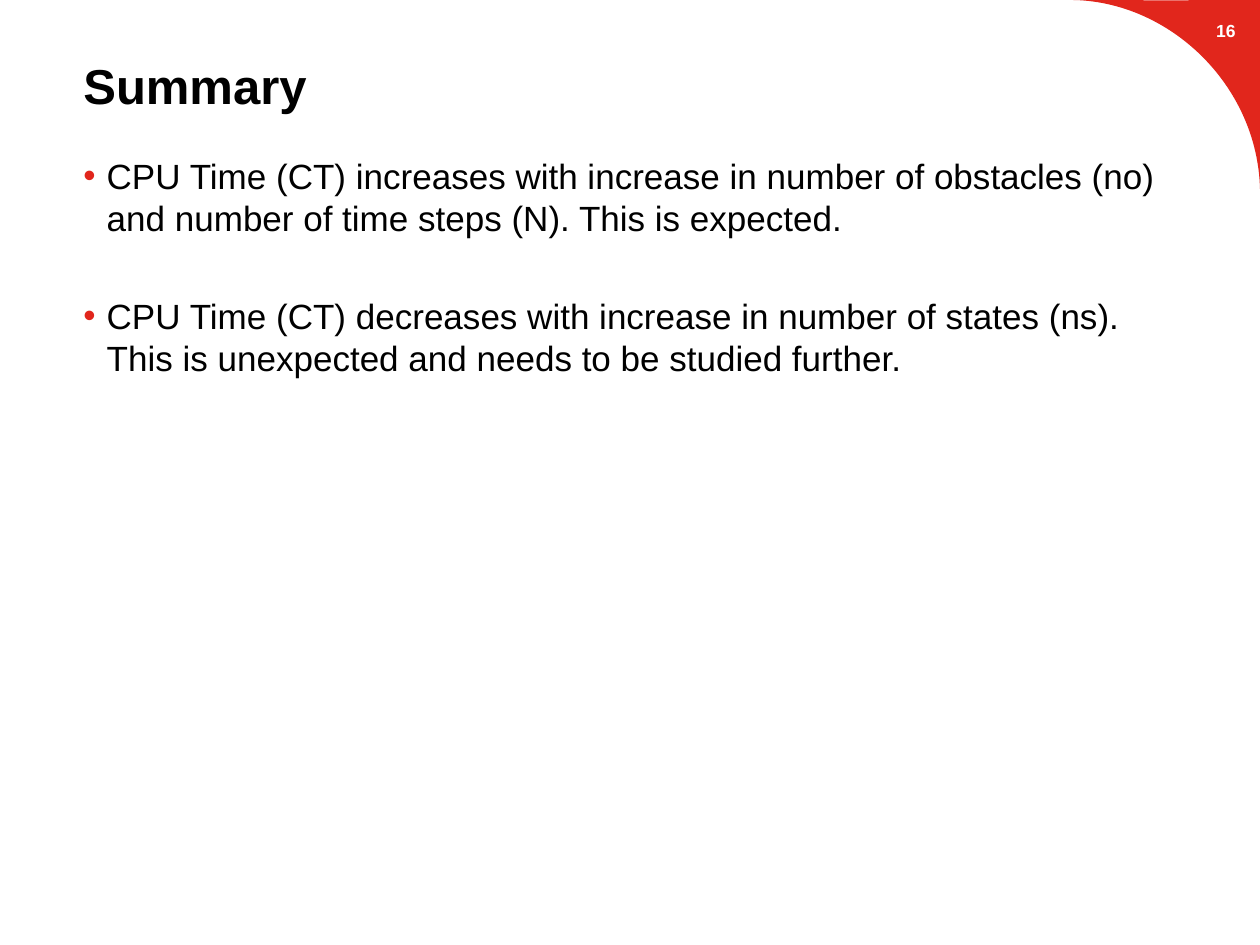
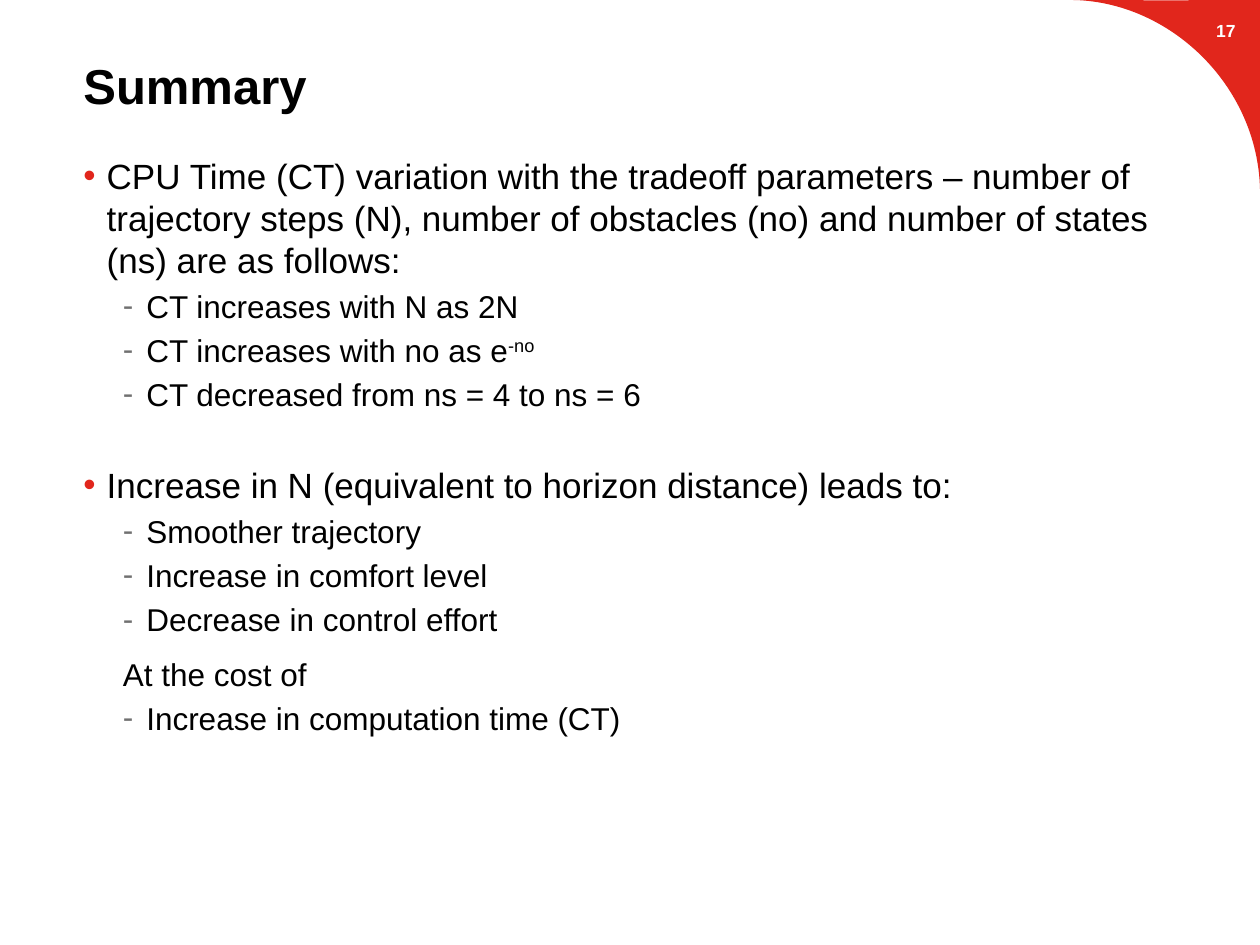
Before and after one commit to suvoganguli/GIG-MPC-Laplacian, a slide deck: slide 18 of 2D Results (03-19-2018).pptx (slide 17 before the commit). Drawn at 1260x945 pixels with LibreOffice and Linux fonts; fonts in the diff are those of the drawing; background and template pictures are left out. Boxes give left, top, right and bottom in pixels: in the first picture for what was removed or moved away, otherwise in the second. Text is boxed around its words. In the diff, an @@ line names an element or a change of style, - is before the commit and + after.

```diff
--- a/2D Results (03-19-2018).pptx
+++ b/2D Results (03-19-2018).pptx
@@ page number at [1216,25,1235,37]: text changed @@
-16
+17
@@ text at [107,163,1148,736]: text changed @@
-• CPU Time (CT) increases with increase in number of obstacles (no) and number of time steps (N). This is expected.
-• CPU Time (CT) decreases with increase in number of states (ns). This is unexpected and needs to be studied further.
+• CPU Time (CT) variation with the tradeoff parameters – number of trajectory steps (N), number of obstacles (no) and number of states (ns) are as follows:
+  – CT increases with N as 2N
+  – CT increases with no as e-no
+  – CT decreased from ns = 4 to ns = 6
+• Increase in N (equivalent to horizon distance) leads to:
+  – Smoother trajectory
+  – Increase in comfort level
+  – Decrease in control effort
+  At the cost of
+  – Increase in computation time (CT)
```
Also in this commit, not shown: 2 other slides changed, 1 slide added.
